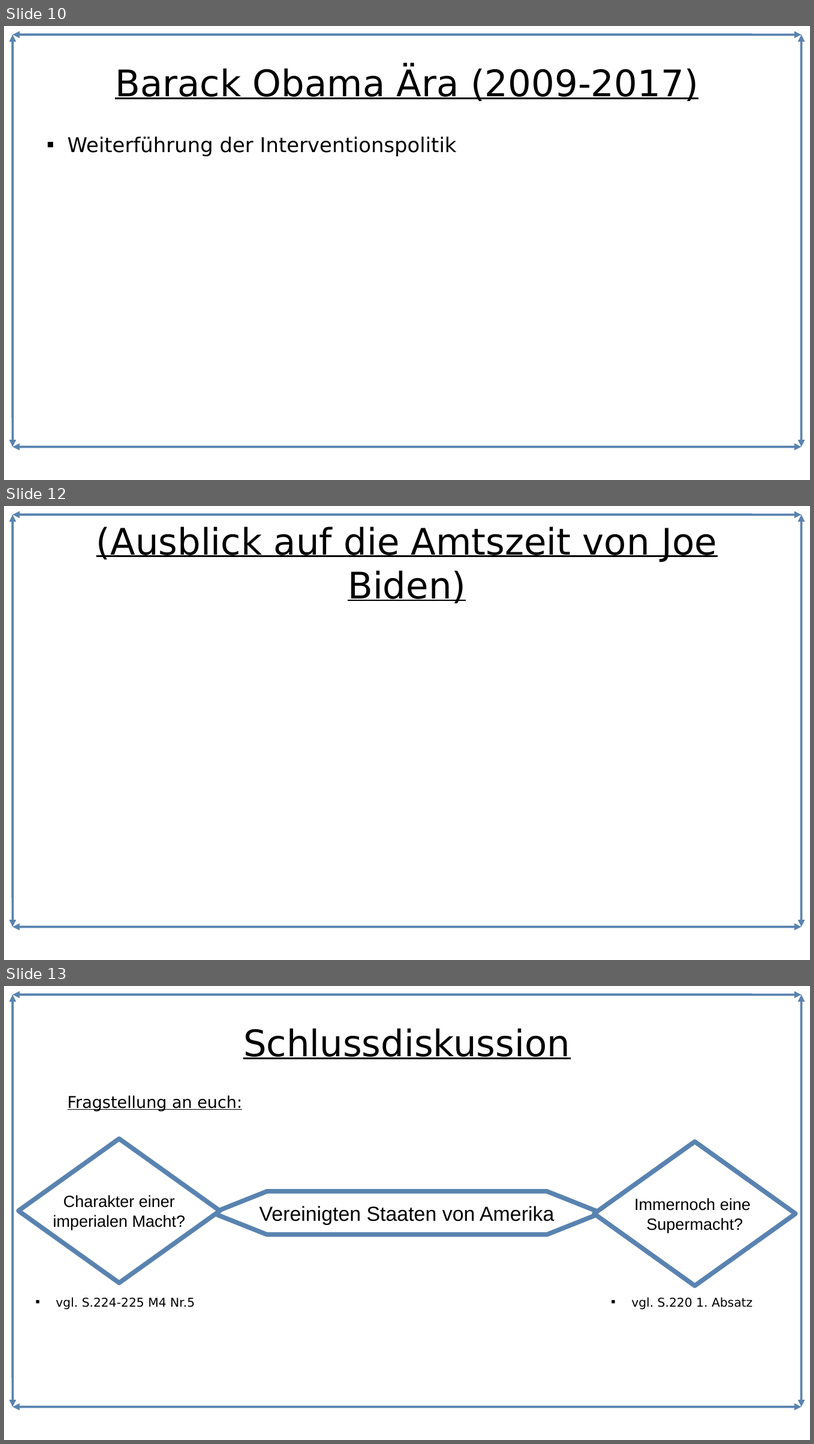
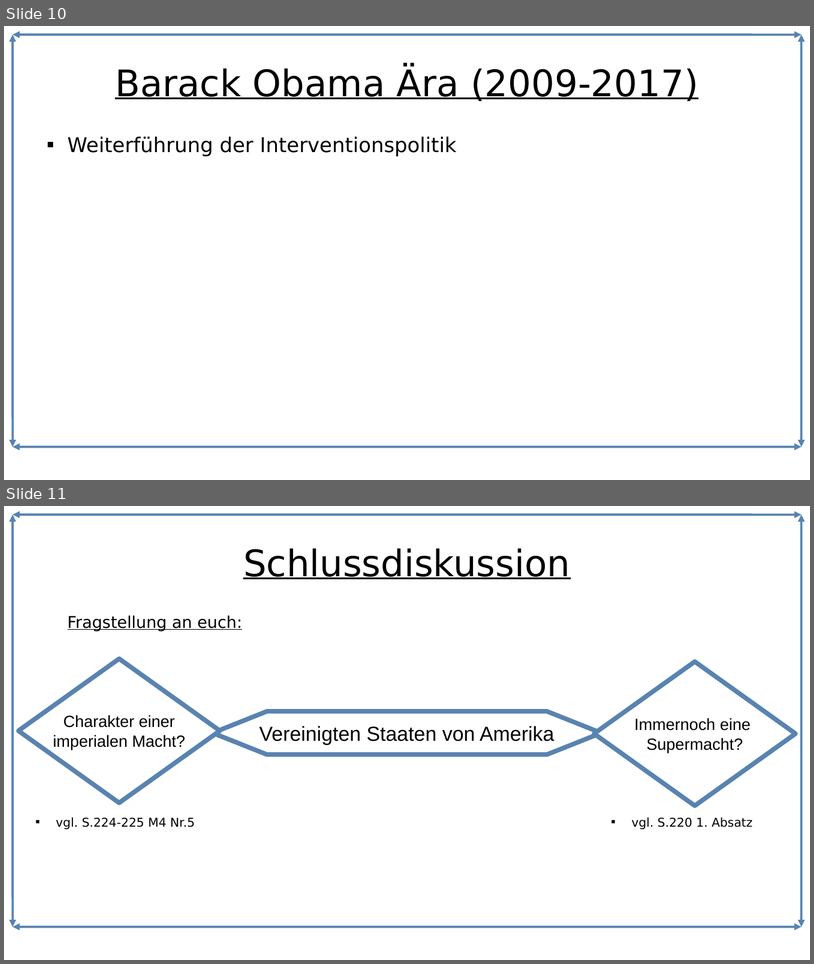
Before and after one commit to Lacrimus/Referat-Geschichte-USA-die-einzig-verbleibende-Weltmacht-, a slide deck: USA-die-einzig-verbleibende-Weltmacht.odp. Shown one above the other, each under a label of ours: slides 10, 12 and 13 before the commit, slides 10 and 11 after it; the slides between them are not shown. The pictures are 814x1444 and 814x964 pixels, drawn with LibreOffice and Linux fonts; fonts in the diff are those of the drawing. Boxes give left, top, right and bottom in pixels: in the first picture for what was removed or moved away, otherwise in the second. Text is boxed around its words. In the diff, an @@ line names an element or a change of style, - is before the commit and + after.

```diff
--- a/USA-die-einzig-verbleibende-Weltmacht.odp
+++ b/USA-die-einzig-verbleibende-Weltmacht.odp
@@ slide 12 removed at box(4, 506, 810, 960), background #FFFFFF; not listed: 4 template elements that a slide beside it also shows @@
@@ title removed at box(96, 526, 717, 603) @@
-(Ausblick auf die Amtszeit von Joe Biden)
@@ what was slide 13 is now slide 11 @@
```
Also in this commit, not shown: 1 slide changed, 1 other slide removed, 1 other file.
